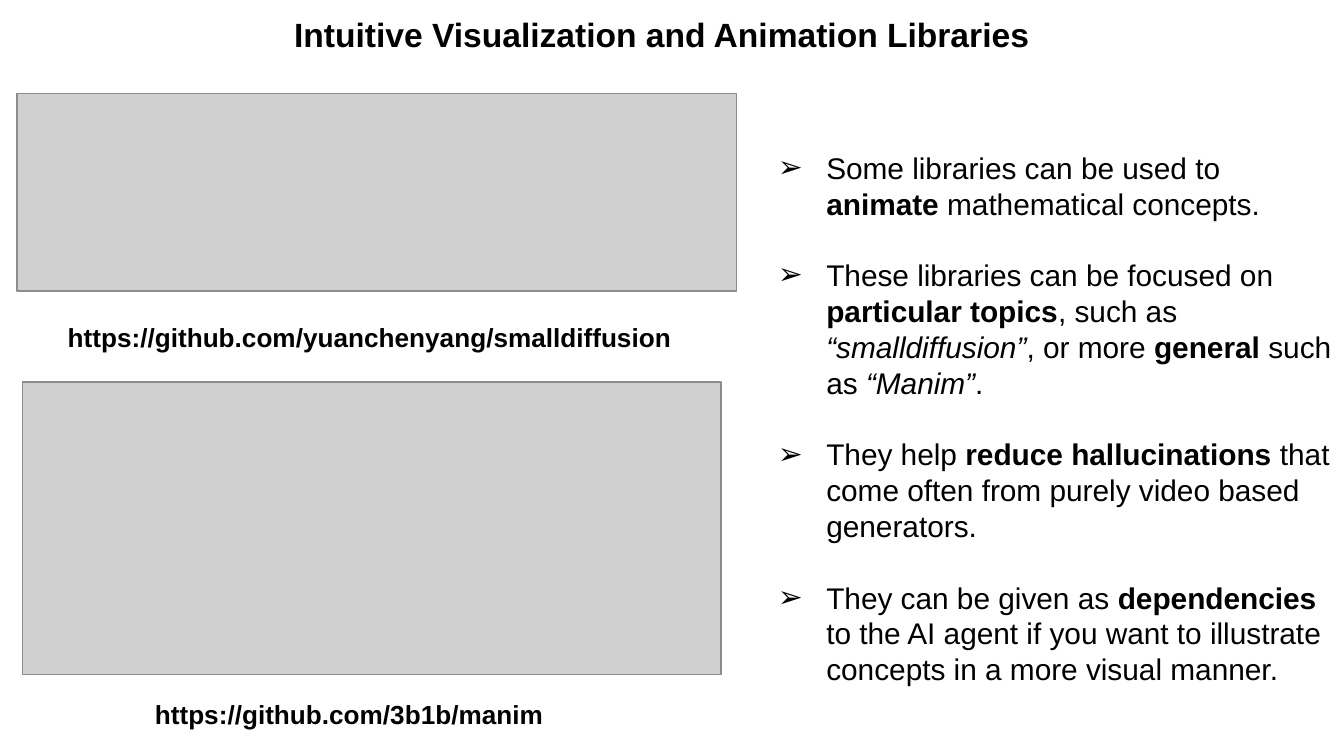
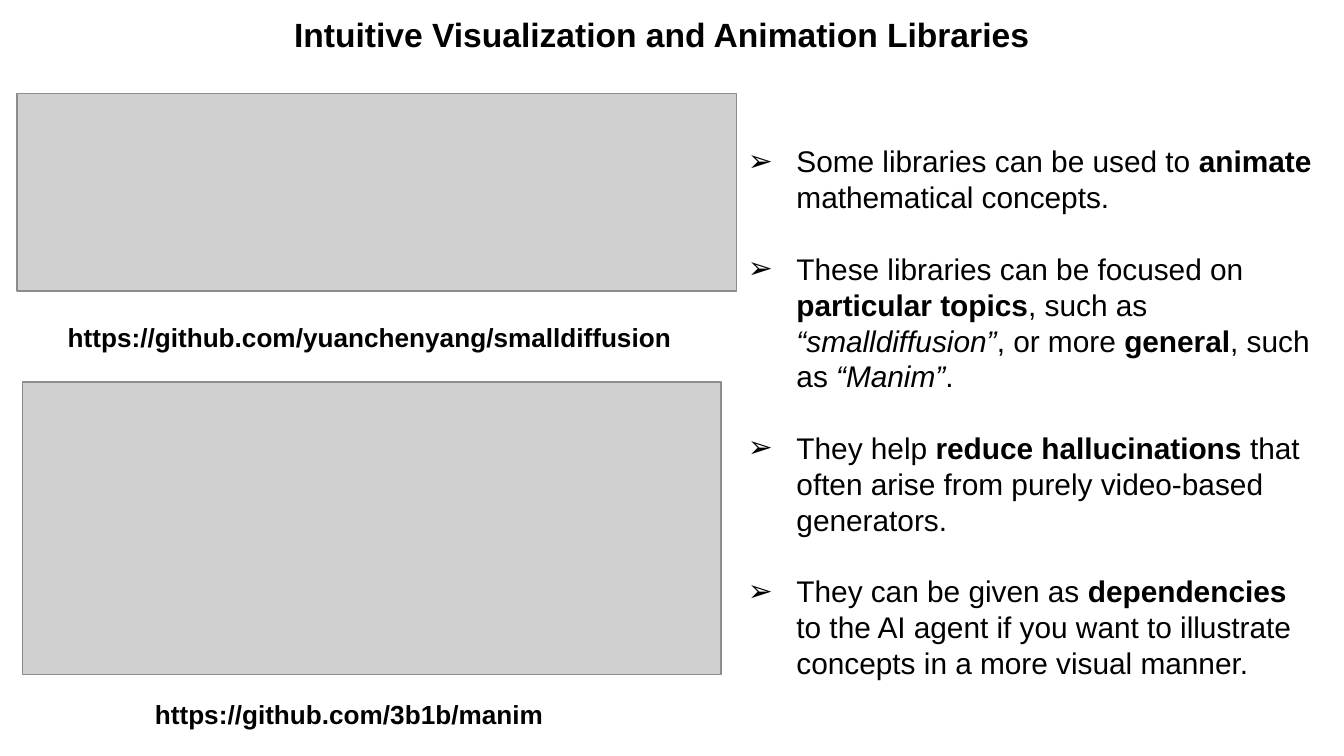
Before and after one commit to ducspe/learning-and-accessibility-tools, a slide deck: slide 6 of ExtraMaterial/LearningAndAccessibilityTools_Presentation.pptx. Drawn at 1344x756 pixels with LibreOffice and Linux fonts; fonts in the diff are those of the drawing; grey boxes stand for pictures. Boxes give left, top, right and bottom in pixels: in the first picture for what was removed or moved away, otherwise in the second. Text is boxed around its words. In the diff, an @@ line names an element or a change of style, - is before the commit and + after.

```diff
--- a/ExtraMaterial/LearningAndAccessibilityTools_Presentation.pptx
+++ b/ExtraMaterial/LearningAndAccessibilityTools_Presentation.pptx
@@ text "Some libraries can be used ...": place and size @@
-text "Some libraries can be used ..." at bbox=[826, 157, 1331, 686]
+text "Some libraries can be used ..." at bbox=[796, 150, 1312, 679]
@@ text at bbox=[796, 258, 1310, 536]: text changed @@
-➢ These libraries can be focused on particular topics, such as “smalldiffusion”, or more general such as “Manim”.
-➢ They help reduce hallucinations that come often from purely video based generators.
+➢ These libraries can be focused on particular topics, such as “smalldiffusion”, or more general, such as “Manim”.
+➢ They help reduce hallucinations that often arise from purely video-based generators.
```
Also in this commit, not shown: 5 other slides changed, 1 slide added, 4 other files.
